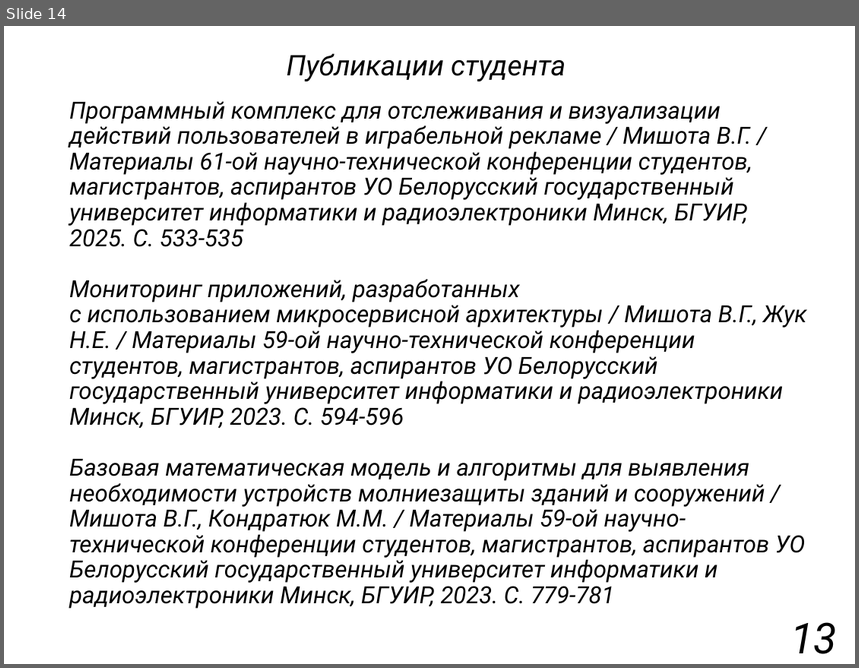
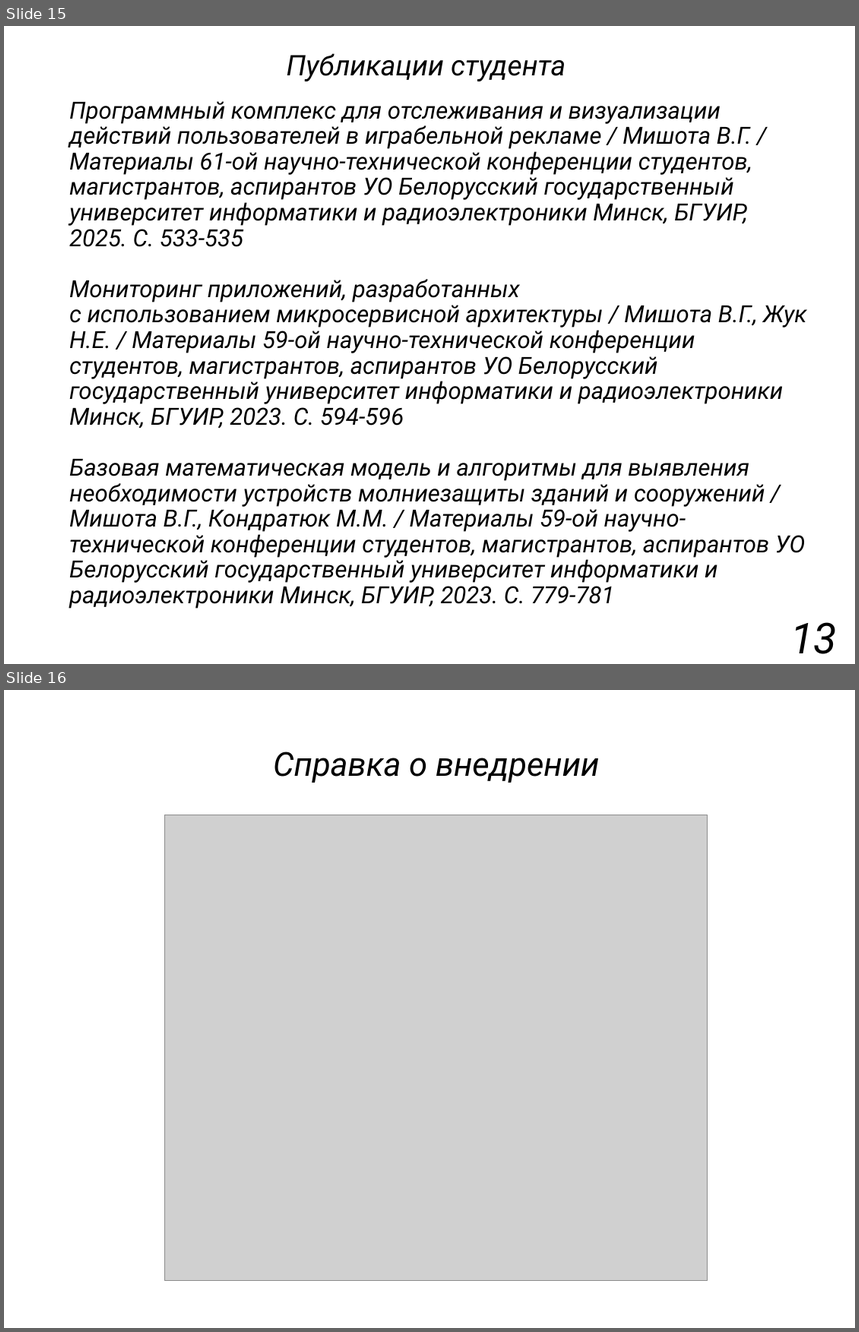
Before and after one commit to Vishota/diplom, a slide deck: презентация.pptx. Shown one above the other, each under a label of ours: slide 14 before the commit, slides 15 and 16 after it. The pictures are 859x668 and 859x1332 pixels, drawn with LibreOffice and Linux fonts; fonts in the diff are those of the drawing; grey boxes stand for pictures. Boxes give left, top, right and bottom in pixels: in the first picture for what was removed or moved away, otherwise in the second. Text is boxed around its words. In the diff, an @@ line names an element or a change of style, - is before the commit and + after.

```diff
--- a/презентация.pptx
+++ b/презентация.pptx
@@ slide 16 added at bbox=[4, 690, 855, 1328], background #FFFFFF @@
@@ title added at bbox=[273, 752, 600, 783], 28 pt, text #000000, italic @@
+Cправка о внедрении
@@ picture added at bbox=[165, 815, 707, 1281] @@
@@ what was slide 14 is now slide 15 @@
```
Also in this commit, not shown: 2 slides changed, 1 other slide added, 1 slide removed, 1 other file.
